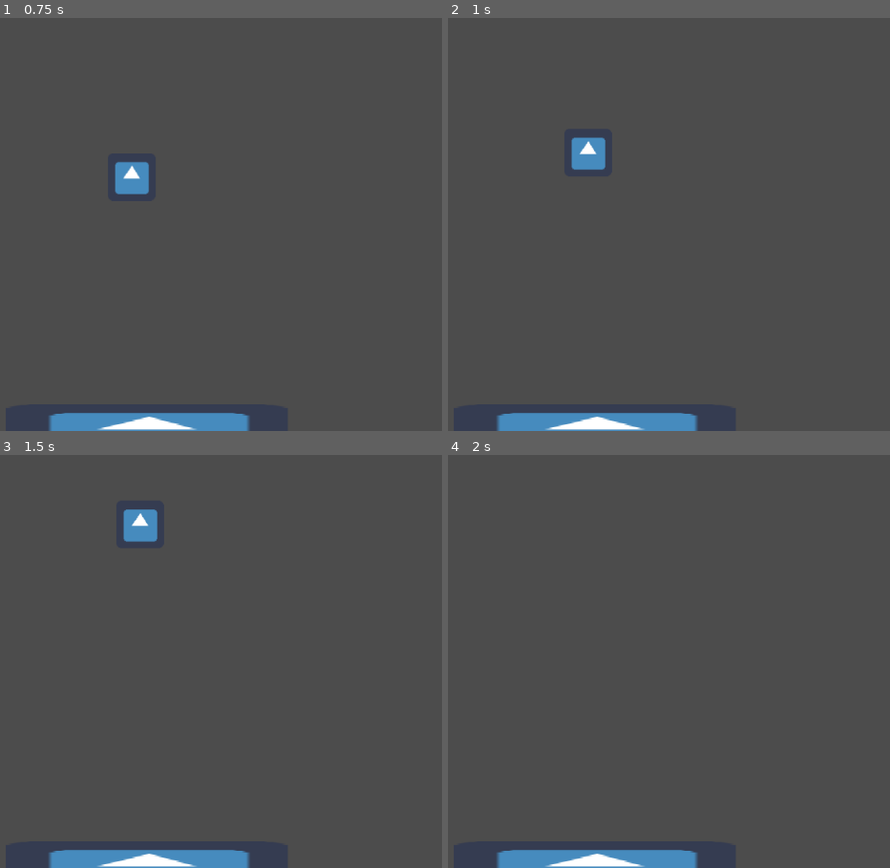
Above: before the commit, frames 1-4 (two rows, left to right).
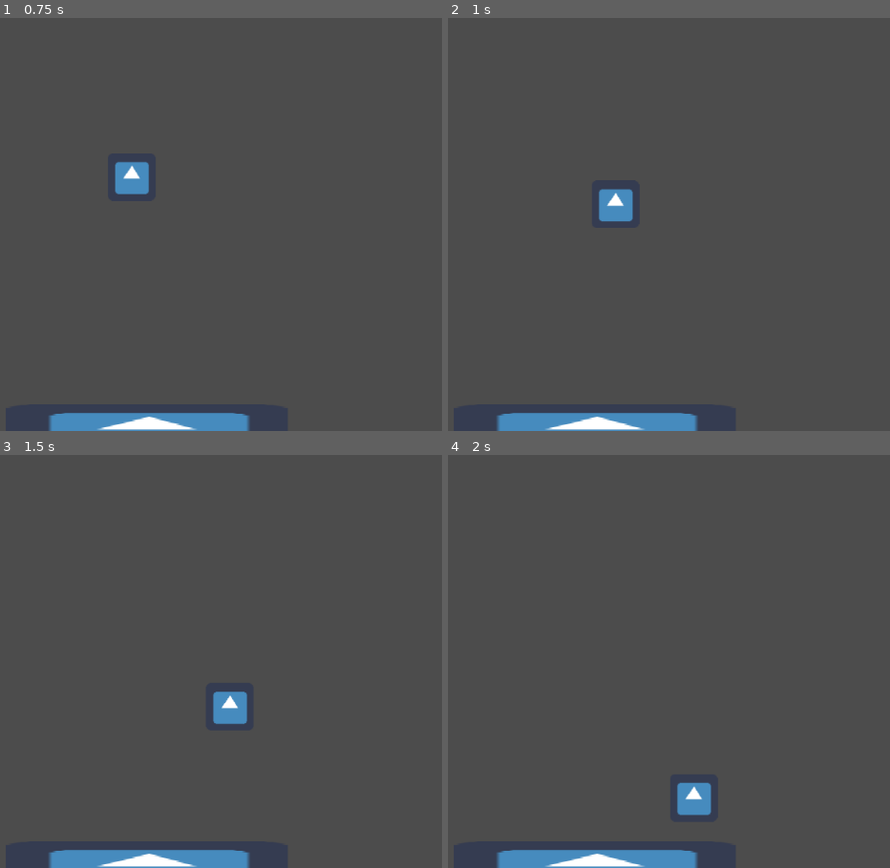
Above: after the commit, the same moments.

Repository: HenryFBP/2d-godot-game
Game: Godot game, scene res://icon.tscn
The game is run twice, just before and just after one commit, with the same random seed, the same clock (stepped at 60 frames per second) and the same inputs. The engine's default icon, where the game draws it, is replaced by a stand-in: a white triangle on a blue panel in a dark square.
Inputs:
- Up to frame 1 (0.75 s): hold D (player_right) from 0.53 s (still down)
- Up to frame 2 (1 s): keep holding D (player_right); tap Space (player_jump) at 0.77 s
- Up to frame 3 (1.5 s): release D (player_right) at 1.28 s; hold S (player_down) from 1.28 s (still down)
- Up to frame 4 (2 s): keep holding S (player_down); tap Space (player_jump) at 1.52 s

Frame 1 is identical in both runs. In frame 2, 1.2% of the frame differs, in the area x 27-42%, y 28-50%; in frame 3, 1.2%; in frame 4, 0.6%.

Commit message:
i know how to physics.

Diff:
--- a/icon.tscn
+++ b/icon.tscn
@@ -63,31 +63,3 @@
 [node name="Node2D" type="Node2D" parent="." index="2"]
 
 script = ExtResource( 3 )
-
-[node name="RichTextLabel" type="RichTextLabel" parent="." index="3"]
-
-anchor_left = 0.0
-anchor_top = 0.0
-anchor_right = 0.0
-anchor_bottom = 0.0
-margin_left = 314.0
-margin_top = 128.0
-margin_right = 422.0
-margin_bottom = 239.0
-rect_pivot_offset = Vector2( 0, 0 )
-rect_clip_content = true
-mouse_filter = 0
-mouse_default_cursor_shape = 0
-size_flags_horizontal = 1
-size_flags_vertical = 1
-bbcode_enabled = false
-bbcode_text = ""
-visible_characters = -1
-percent_visible = 1.0
-meta_underlined = true
-tab_size = 4
-text = ""
-scroll_active = true
-scroll_following = false
-selection_enabled = false
-override_selected_font_color = false
--- a/src/icon.gd
+++ b/src/icon.gd
@@ -34,7 +34,7 @@
 	if(abs(acceleration.y) <= 10):
 		acceleration.y = 0
 
-	acceleration = acceleration / 0.3 # Acceleration slows down, 'drag'.
+	acceleration = acceleration * 0.3 # Acceleration slows down, 'drag'.
 
 	acceleration.y += GRAVITY # Add pull of gravity to acceleration
 
